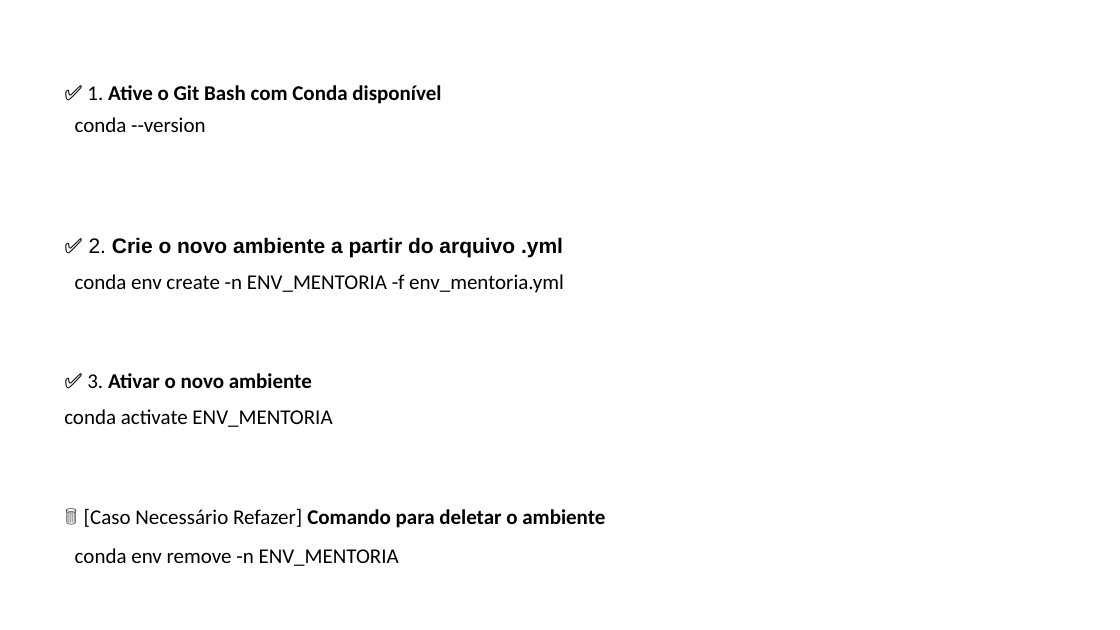
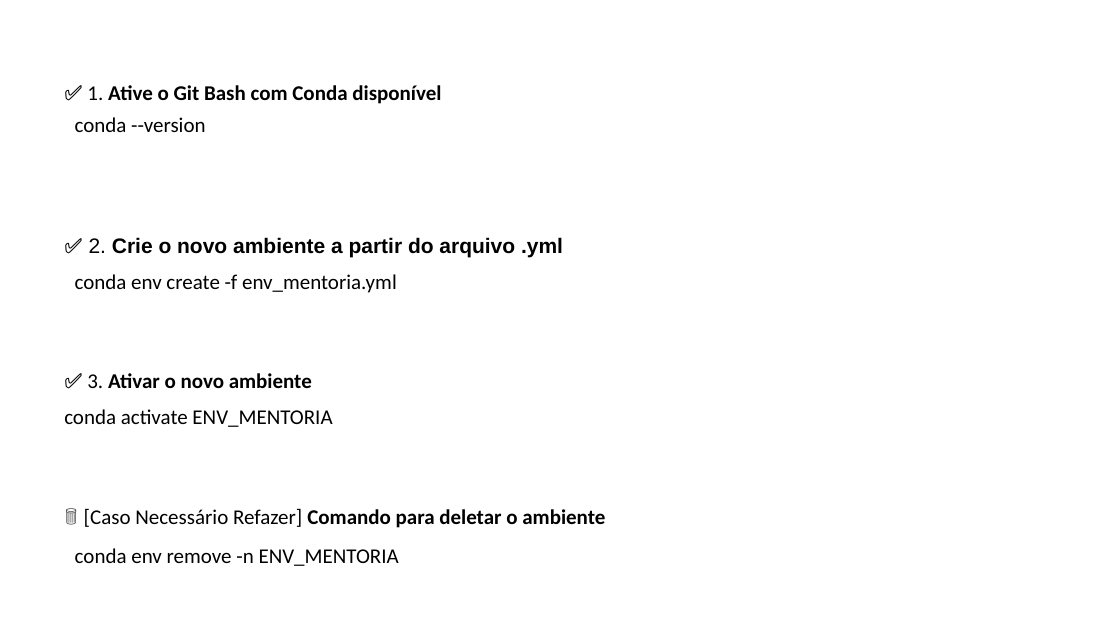
Before and after one commit to joaaomaia/Mentoria_Ciencia_Dados_Risco_Credito, a slide deck: slide 1 of ENCONTRO_0/0_Criar_Ambiente_Virtual.pptx. Drawn at 1120x630 pixels with LibreOffice and Linux fonts; fonts in the diff are those of the drawing. Boxes give left, top, right and bottom in pixels: in the first picture for what was removed or moved away, otherwise in the second. Text is boxed around its words. In the diff, an @@ line names an element or a change of style, - is before the commit and + after.

```diff
--- a/ENCONTRO_0/0_Criar_Ambiente_Virtual.pptx
+++ b/ENCONTRO_0/0_Criar_Ambiente_Virtual.pptx
@@ text at [75, 274, 397, 293]: text changed @@
-conda env create -n ENV_MENTORIA -f env_mentoria.yml
+conda env create -f env_mentoria.yml
```
Also in this commit, not shown: 1 other file.
